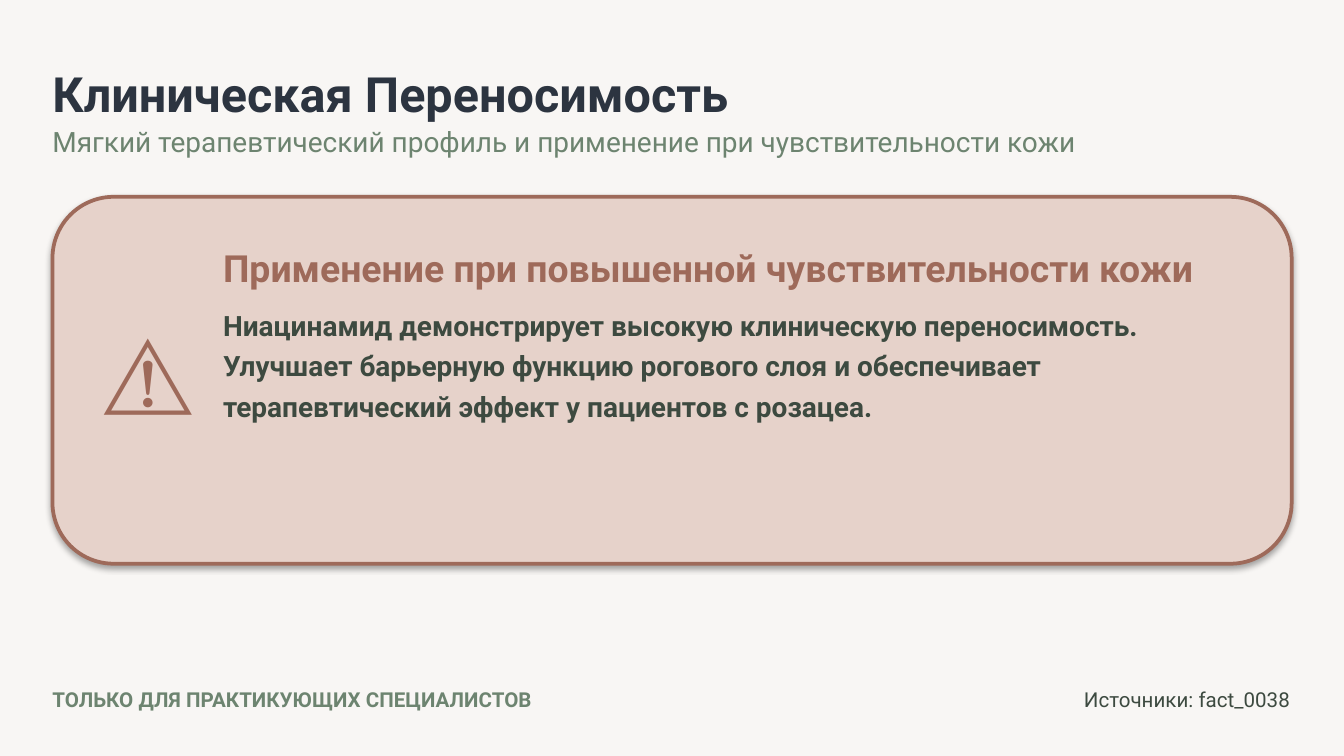
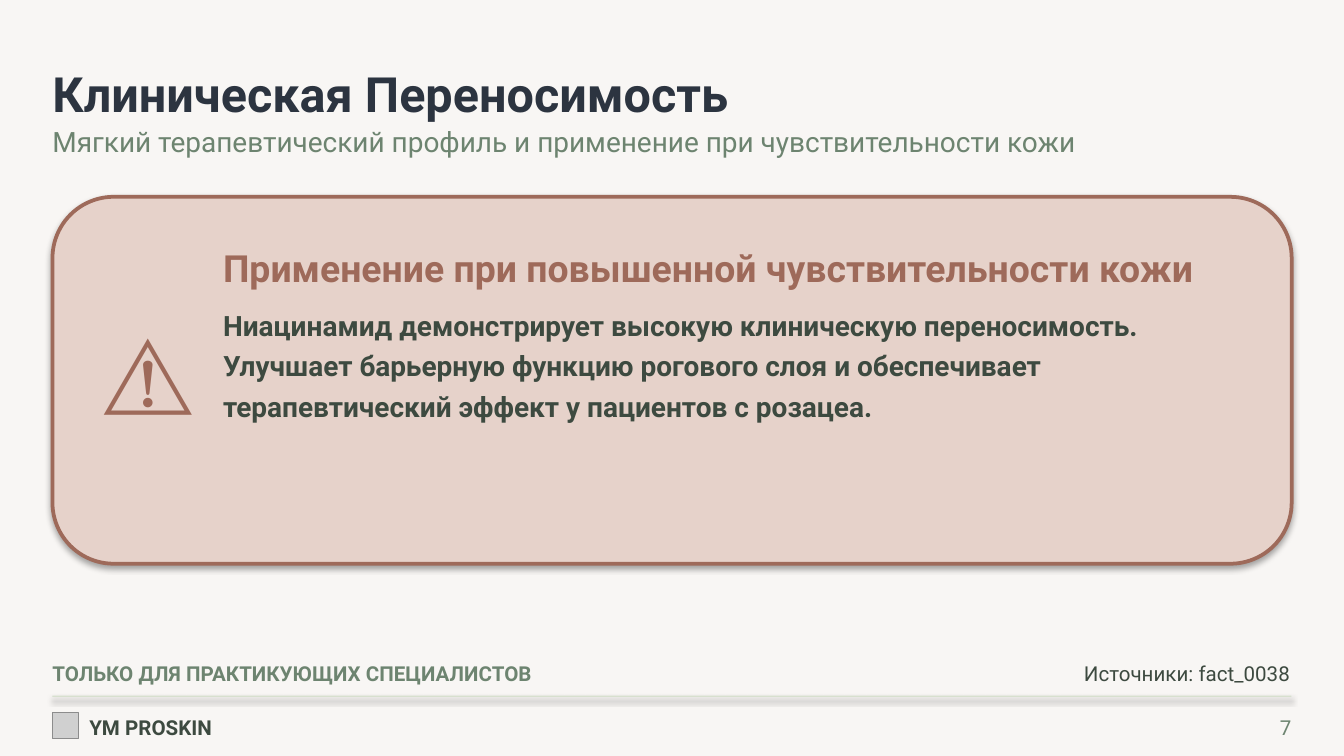
Before and after one commit to egregie/di_ko, a slide deck: slide 7 of 06_render/out/deck_niacinamide.pptx. Drawn at 1344x756 pixels with LibreOffice and Linux fonts; fonts in the diff are those of the drawing; grey boxes stand for pictures. Boxes give left, top, right and bottom in pixels: in the first picture for what was removed or moved away, otherwise in the second. Text is boxed around its words. In the diff, an @@ line names an element or a change of style, - is before the commit and + after.

```diff
--- a/06_render/out/deck_niacinamide.pptx
+++ b/06_render/out/deck_niacinamide.pptx
@@ text "ТОЛЬКО ДЛЯ ПРАКТИКУЮЩИХ СПЕЦИАЛИСТОВ": place and size @@
-text "ТОЛЬКО ДЛЯ ПРАКТИКУЮЩИХ СПЕЦИАЛИСТОВ" at <box>52,692,532,711</box>
+text "ТОЛЬКО ДЛЯ ПРАКТИКУЮЩИХ СПЕЦИАЛИСТОВ" at <box>52,666,532,685</box>
@@ text "Источники: fact_0038": place and size @@
-text "Источники: fact_0038" at <box>1084,691,1290,709</box>
+text "Источники: fact_0038" at <box>1084,665,1290,683</box>
@@ rectangle added at <box>52,696,1292,698</box>, fill #D7E0CE @@
@@ picture added at <box>52,712,79,739</box> @@
@@ text added at <box>89,720,212,735</box>, 11 pt, text #3D4A40, bold @@
+YM PROSKIN
@@ text added at <box>1280,720,1292,735</box>, 11 pt, text #6D8470 @@
+7
```
Also in this commit, not shown: 7 other slides changed, 21 other files.
